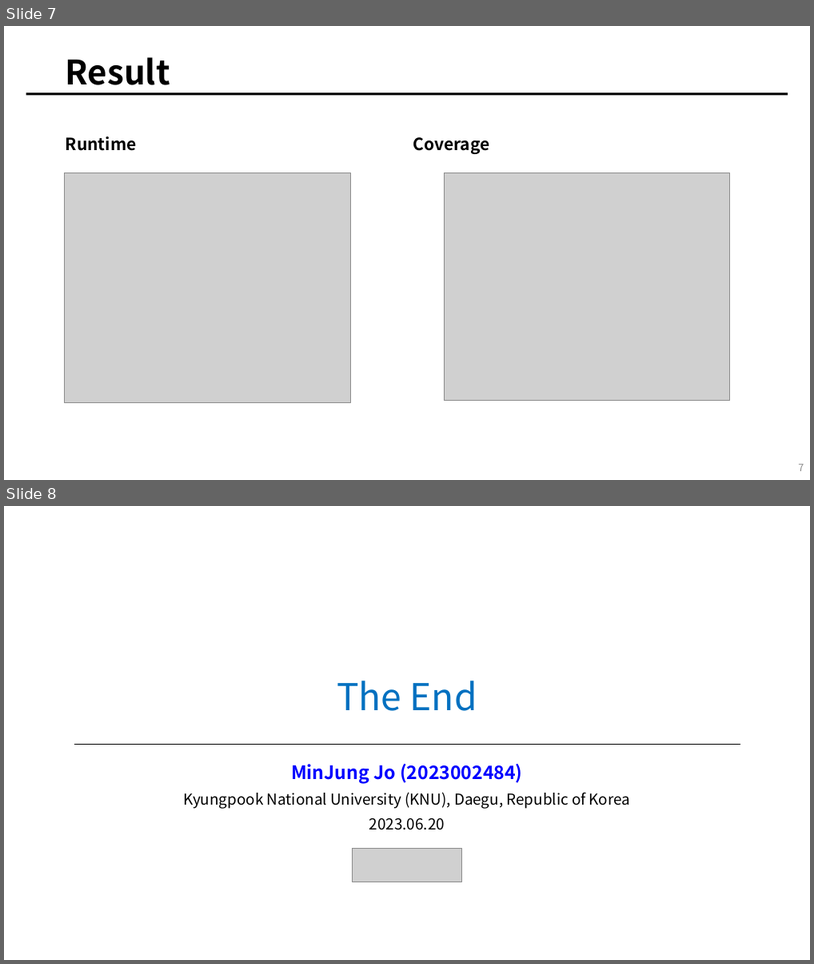
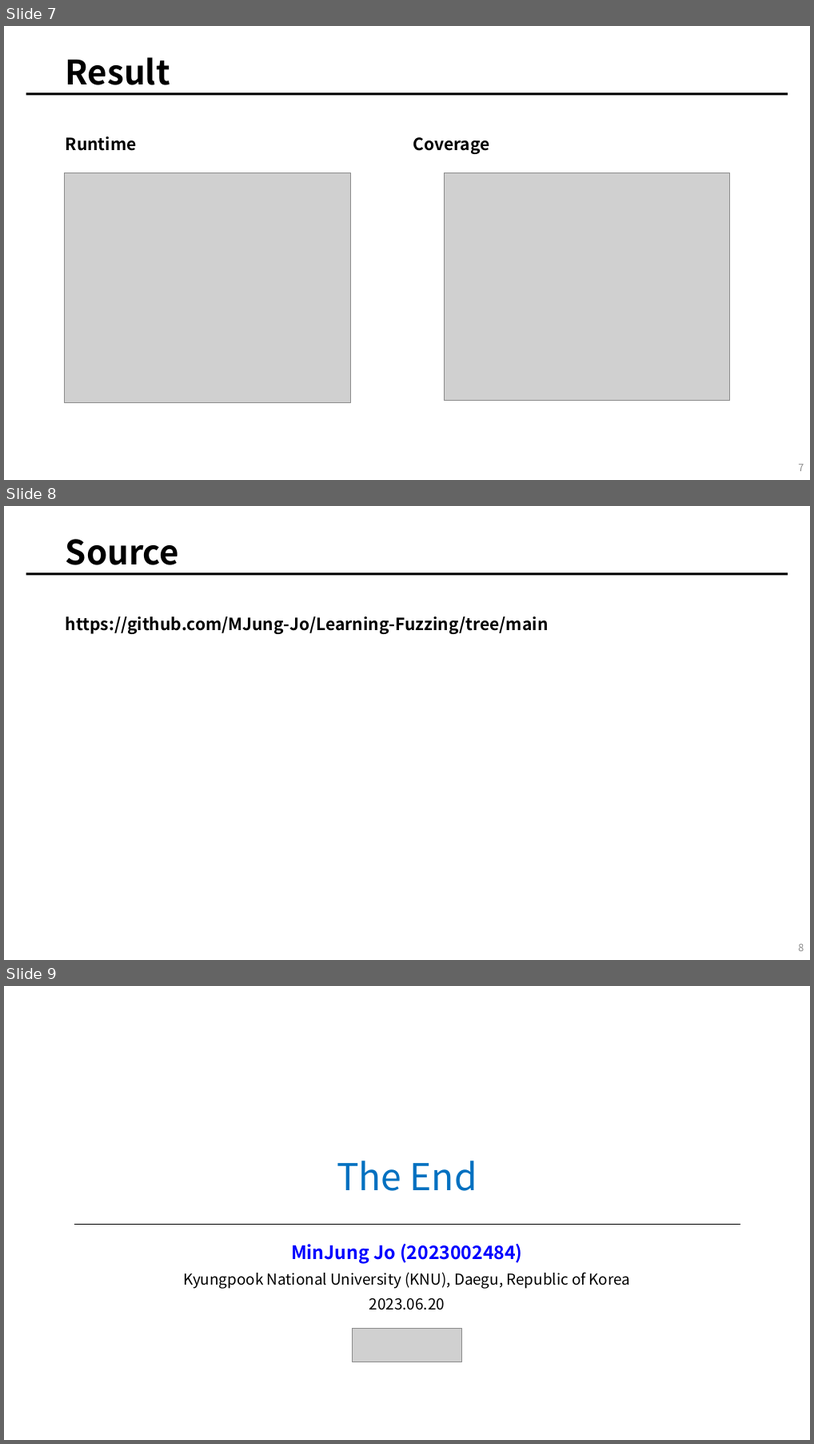
Before and after one commit to MJung-Jo/Learning-Fuzzing, a slide deck: Final_Test_조민정_2023002484.pptx. Shown one above the other, each under a label of ours: slides 7 and 8 before the commit, slides 7, 8 and 9 after it. The pictures are 814x964 and 814x1444 pixels, drawn with LibreOffice and Linux fonts; fonts in the diff are those of the drawing; grey boxes stand for pictures. Boxes give left, top, right and bottom in pixels: in the first picture for what was removed or moved away, otherwise in the second. Text is boxed around its words. In the diff, an @@ line names an element or a change of style, - is before the commit and + after.

```diff
--- a/Final_Test_조민정_2023002484.pptx
+++ b/Final_Test_조민정_2023002484.pptx
@@ slide 8 added at <box>4,506,810,960</box>, background #FFFFFF @@
@@ title added at <box>66,539,179,573</box>, 40 pt, text #000000, bold @@
+Source
@@ rectangle added at <box>26,572,789,575</box>, fill #000000 @@
@@ text added at <box>66,616,549,634</box>, 20 pt, text #000000, bold @@
+https://github.com/MJung-Jo/Learning-Fuzzing/tree/main
@@ page number added at <box>798,944,804,951</box>, 12 pt, text #8C8C8C @@
+8
@@ what was slide 8 is now slide 9 @@
```
